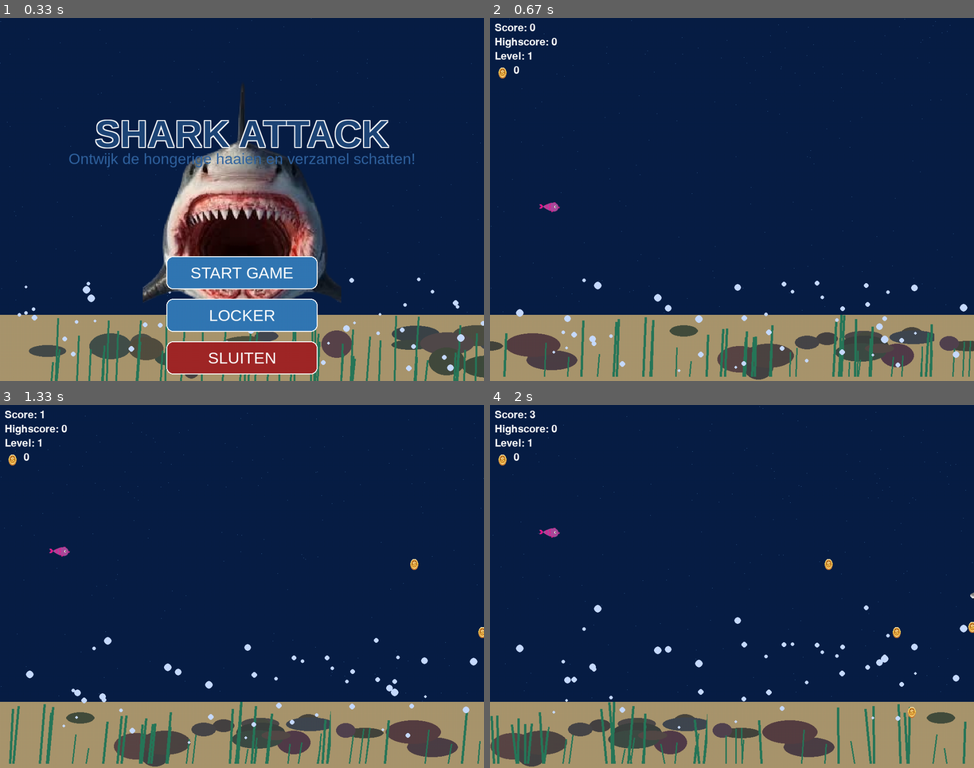
Above: before the commit, frames 1-4 (two rows, left to right).
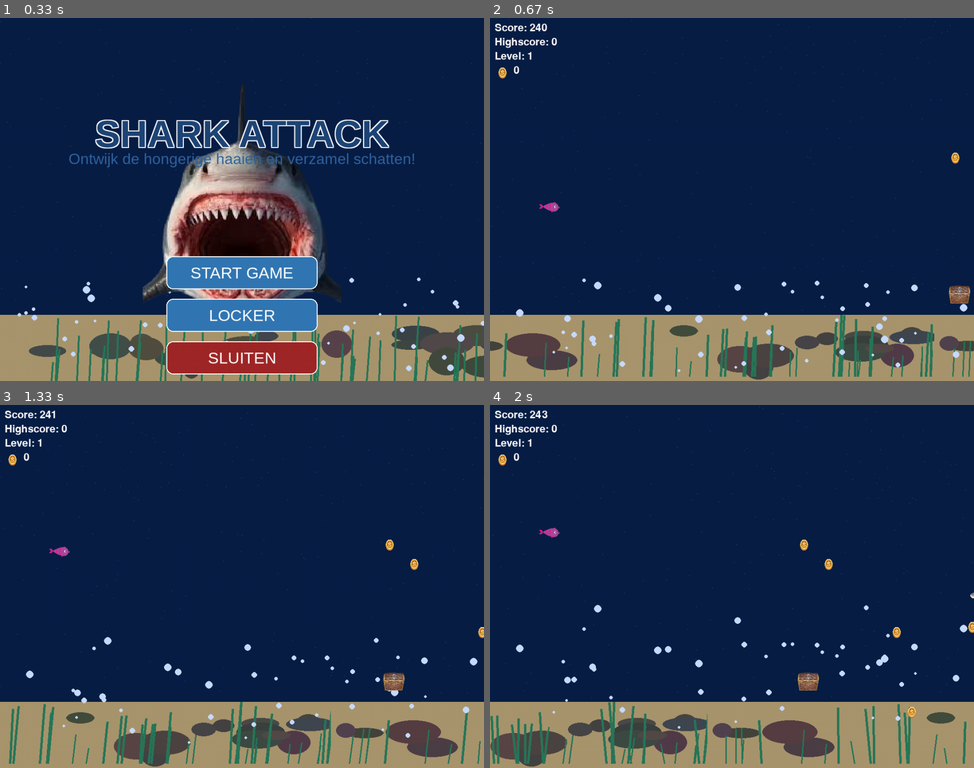
Above: after the commit, the same moments.

Repository: UCLL-introproject-2526/projectweek-46-alibi
Game: pygame game, started from main.py
Same seed, same stepped clock (60 frames per second), same inputs: the game is played once before the commit and once after it.
Inputs (mouse positions are in pixels of both pictures, inside the frame that each line leads up to):
- Up to frame 1 (0.33 s): no input
- Up to frame 2 (0.67 s): click "START GAME" at 0.38 s
- Up to frame 3 (1.33 s): hold Up 0.67-1.13 s; move the mouse to (222, 601) at 0.7 s; hold Down from 1.17 s (still down)
- Up to frame 4 (2 s): release Down at 1.47 s; hold Up 1.5-1.87 s; hold Down from 1.9 s (still down)

Frame 1 is identical in both runs. In frame 2, 0.3% of the frame differs, in the area x 8-100%, y 1-79%; in frame 3, 0.3%; in frame 4, 0.3%.

Commit message:
boss fight ok

Diff:
--- a/scores.txt
+++ b/scores.txt
@@ -19,3 +19,10 @@
 10
 10
 >>>>>>> 49463364d20f924ebf6ea19eaae8d9e929be33f2
+0
+0
+156
+8
+57
+25
+302
--- a/sharks.py
+++ b/sharks.py
@@ -11,7 +11,7 @@
 FISH_W = 50
 FISH_H = 30
 FPS = 60
-LEVEL_SCORE = 100
+LEVEL_SCORE = 250
 
 SHARK_SIZE = (80, 50)
 BOSS_SIZE = (160, 100)   # 2x zo groot
@@ -96,7 +96,7 @@
     vertical_speed = 0.8
 
     # score & level
-    score = 0
+    score = 240
     score_timer = 0
 
     scores = load_scores()
@@ -112,8 +112,13 @@
     boss_hp = 0
     boss_max_hp = 0
 
+    # boss spawn elke 250 punten
+    last_boss_score = 0
+
     font = pygame.font.SysFont(None, 32)
     big_font = pygame.font.SysFont(None, 56)
+
+
 
     # -------------------------------
     #   MAIN LOOP
@@ -192,16 +197,22 @@
                 spawn_delay = max(30, 90 - level * 5)
                 boss_defeated_this_level = False
 
-            # boss spawn aan begin van elk level >= 2
-            if level >= 2 and not boss_active and not boss_defeated_this_level:
+
+            # in de loop
+            # boss spawn elke 250 punten
+            if score >= last_boss_score + 250 and not boss_active:
                 boss_active = True
                 sharks.clear()
                 boss_rect = boss_image.get_rect(
                     x=WIDTH + 40,
                     y=HEIGHT // 2 - boss_image.get_height() // 2
                 )
-                boss_max_hp = 30 + level * 10
+                boss_max_hp = 30 + score // 10
                 boss_hp = boss_max_hp
+                last_boss_score = score  # update nu correct
+
+
+
 
             # speler beweging
             keys = pygame.key.get_pressed()
@@ -268,26 +279,26 @@
                     highscore = max(scores)
 
             # laser bullets
-                can_shoot = laser_active or boss_active
-
-                if can_shoot:
-                    fire_timer -= 1
-                    if fire_timer <= 0:
-                        laser_bullets.append(
-                            pygame.Rect(player_x + FISH_W, player_y + FISH_H//2 - 2, 20, 4)
-                        )
-                        fire_timer = random.randint(8, 15)  # iets sneller schieten bij boss
-
-
-                    for bullet in laser_bullets[:]:
-                        bullet.x += 10
-                        if bullet.x > WIDTH:
-                            laser_bullets.remove(bullet)
+            can_shoot = laser_active or boss_active
+
+            if can_shoot:
+                fire_timer -= 1
+                if fire_timer <= 0:
+                    laser_bullets.append(
+                        pygame.Rect(player_x + FISH_W, player_y + FISH_H//2 - 2, 20, 4)
+                    )
+                    fire_timer = random.randint(4, 10)  # iets sneller schieten bij boss
+
 
                 for bullet in laser_bullets[:]:
                     bullet.x += 10
                     if bullet.x > WIDTH:
                         laser_bullets.remove(bullet)
+
+            for bullet in laser_bullets[:]:
+                bullet.x += 10
+                if bullet.x > WIDTH:
+                    laser_bullets.remove(bullet)
 
 
             # collision bullets with sharks
@@ -296,7 +307,6 @@
                     if bullet.colliderect(shark):
                         sharks.remove(shark)
                         laser_bullets.remove(bullet)
-                        score += 10
                         break
 
             # collision with boss
@@ -307,7 +317,7 @@
                         laser_bullets.remove(bullet)
                         if boss_hp <= 0:
                             boss_active = False
-                            score += 100
+
 
             # boss gedrag
             if boss_active and boss_rect:
@@ -332,7 +342,7 @@
                 boss_active = False
                 boss_defeated_this_level = True
                 boss_rect = None
-                score += 50
+                score += 1
 
             # -------------------------------
             #   TEKENEN
Binary file added: img/muntje.jpg
